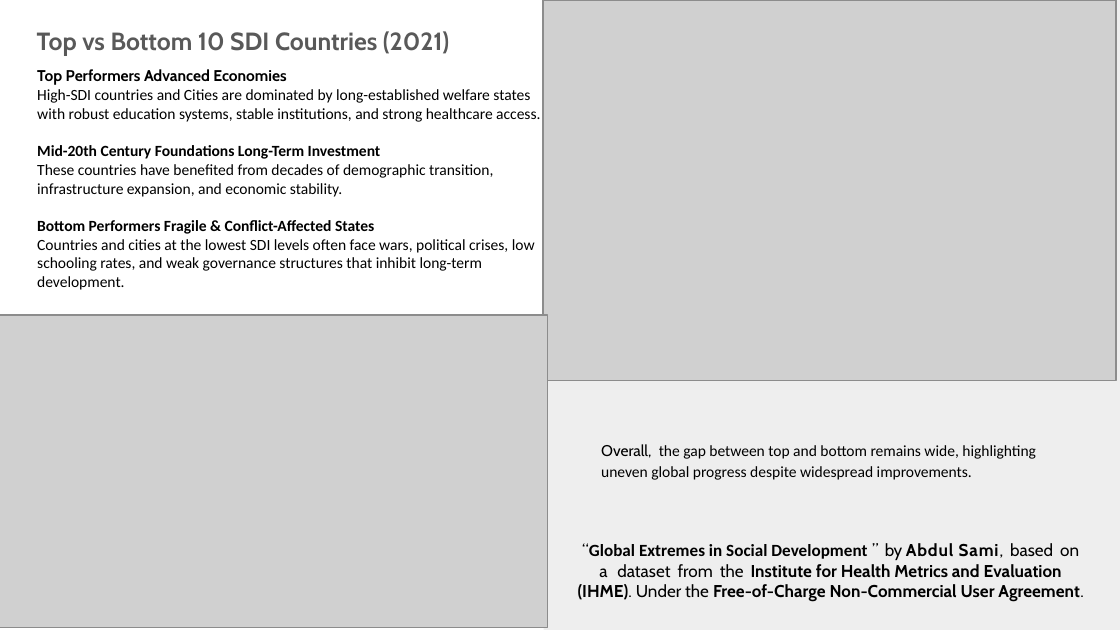
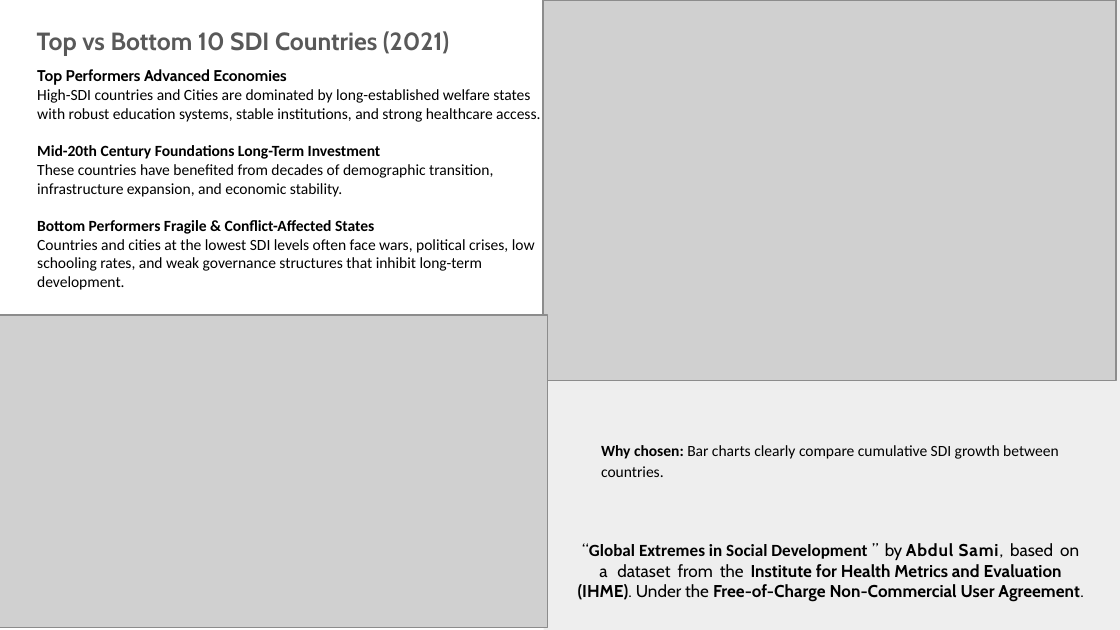
Before and after one commit to samiwadh/Global-Burden-of-Disease-Project, a slide deck: slide 9 of Data Visualization.pptx. Drawn at 1120x630 pixels with LibreOffice and Linux fonts; fonts in the diff are those of the drawing; grey boxes stand for pictures. Boxes give left, top, right and bottom in pixels: in the first picture for what was removed or moved away, otherwise in the second. Text is boxed around its words. In the diff, an @@ line names an element or a change of style, - is before the commit and + after.

```diff
--- a/Data Visualization.pptx
+++ b/Data Visualization.pptx
@@ text at box(601, 445, 1059, 477): text changed @@
-Overall, the gap between top and bottom remains wide, highlighting uneven global progress despite widespread improvements.
+Why chosen: Bar charts clearly compare cumulative SDI growth between countries.
```
Also in this commit, not shown: 12 other slides changed.
